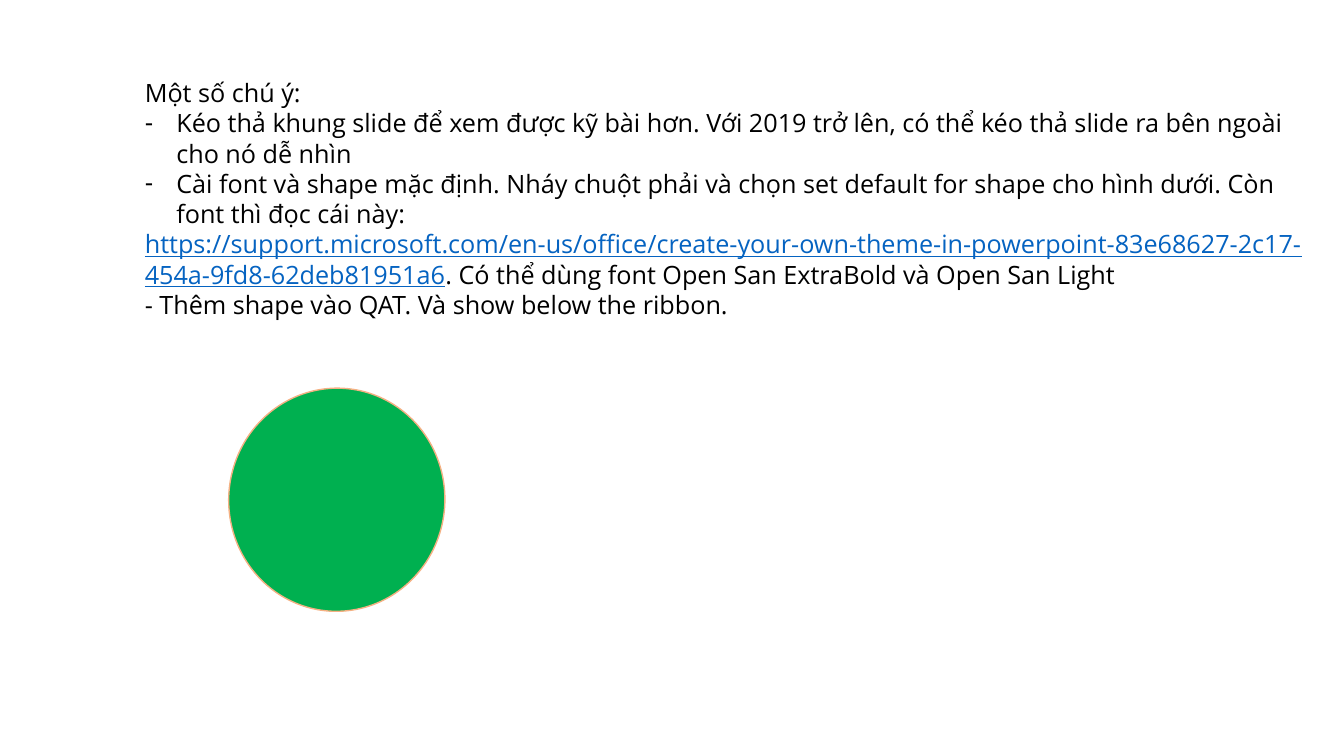
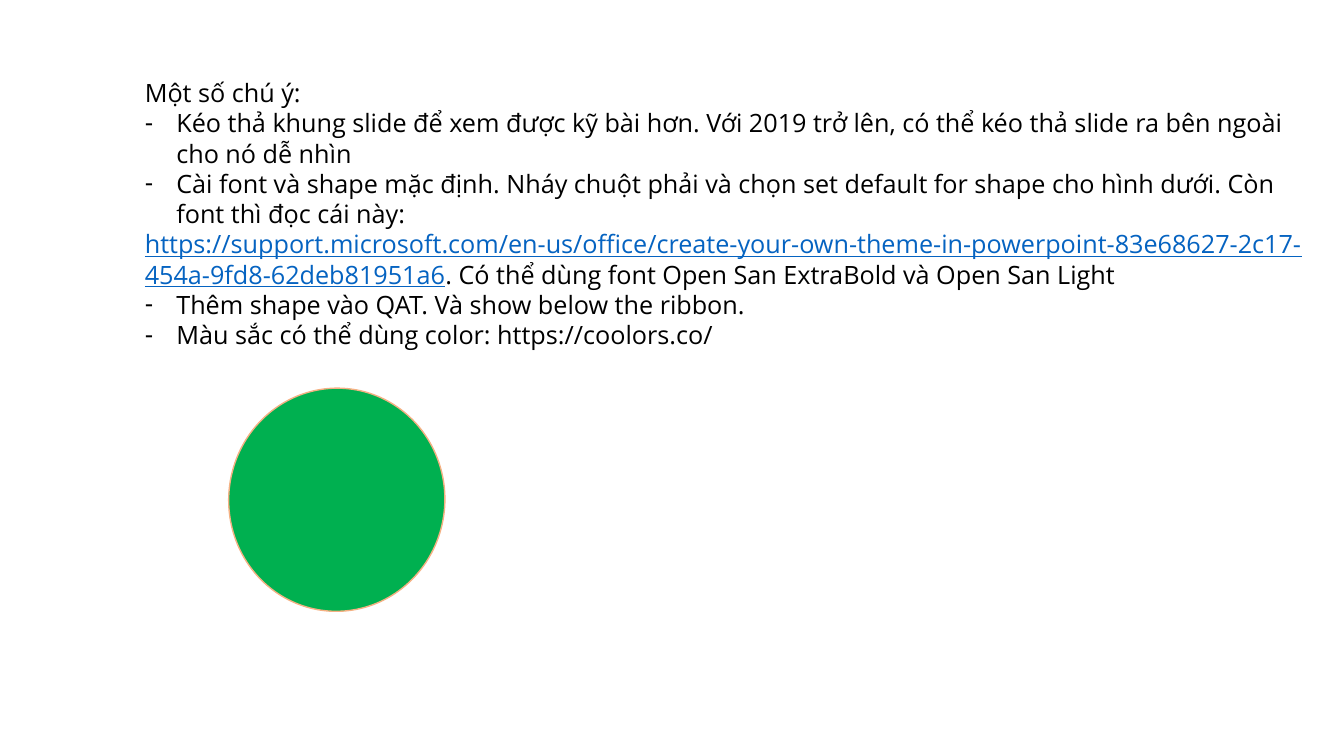
Before and after one commit to tranthanhbinh2603/PPTmasterclassV6_Powerpoint_from_A_to_Z, a slide deck: slide 1 of Section 3 - Slide Design (13 Functional Slides)/Learning.pptx. Drawn at 1344x756 pixels with LibreOffice and Linux fonts; fonts in the diff are those of the drawing. Boxes give left, top, right and bottom in pixels: in the first picture for what was removed or moved away, otherwise in the second. Text is boxed around its words. In the diff, an @@ line names an element or a change of style, - is before the commit and + after.

```diff
--- a/Section 3 - Slide Design (13 Functional Slides)/Learning.pptx
+++ b/Section 3 - Slide Design (13 Functional Slides)/Learning.pptx
@@ text at (176, 294, 745, 350): text changed @@
-- Thêm shape vào QAT. Và show below the ribbon.
+– Thêm shape vào QAT. Và show below the ribbon.
+– Màu sắc có thể dùng color: https://coolors.co/
```
Also in this commit, not shown: 4 other files.
